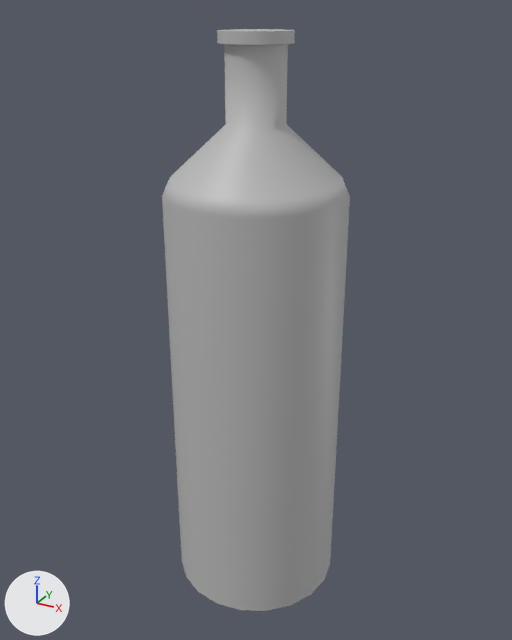
An edit to the FBX model Assets/#Project/Models/Bottles/wine.fbx, drawn before and after from the same camera.
Both versions are drawn from a 50 mm lens placed at (0.475, -0.5, 0.512), pointed at (0.198, 0.004, 0.259). The axes (+X, +Y, +Z) are drawn at lower left. The lights are the same throughout. Where no turn or scale is listed for an object, it has been applied to the vertices.

The first picture shows 'wine'.
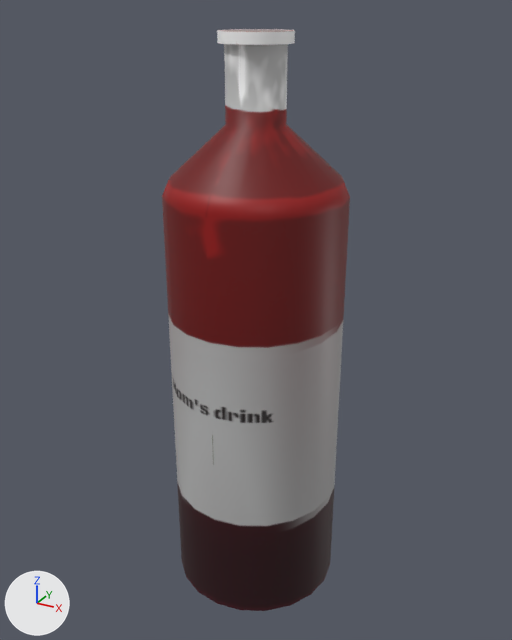
The newer file is also rescaled (x0.6) as a whole; pictures and numbers use the older file's frame.

Boxes [x1, y1, x2, y2] around the edits, measured in the pictures (512 x 640 px):
'wine', surface changed (grey to red)
    both: [162, 29, 350, 611]

The change, as a list of edits to the scene's bpy script:
```text
Add img_bottles_c_png:
    img_bottles_c_png = load_image('bottles_C.png', '_unpacked/bottles_C.png', 1024, 1024, 'sRGB')
Change mat_bottles1:
    remove mat_bottles1.base_color = (0.5, 0.5, 0.5)  # grey #bcbcbc
    add mat_bottles1.texture = img_bottles_c_png
```
